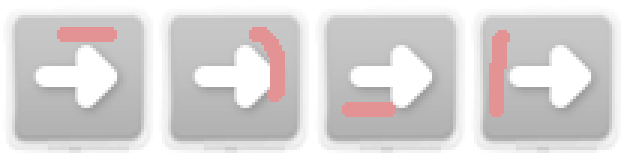
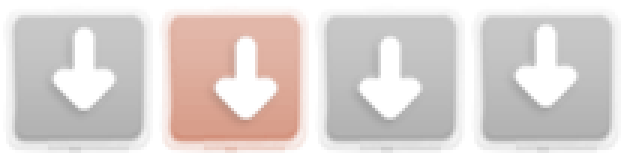
Revision of a layered 624 x 156 image; what changed, layer by layer:
removed layer "Layer" over (57, 27, 510, 117)
hid "Drop Shadow copy" over (501, 39, 600, 117)
hid "Drop Shadow copy #1" over (342, 39, 441, 120)
hid "Drop Shadow copy #2" over (186, 39, 288, 120)
added layer "Drop Shadow copy #20" above "Drop Shadow copy #19" over (201, 33, 285, 132)
added layer "Drop Shadow copy #19" above "Drop Shadow copy #18" over (345, 33, 429, 129)
added layer "Drop Shadow copy #18" above "Drop Shadow copy #7" over (501, 21, 585, 117)
added layer "Drop Shadow copy #7" above "Drop Shadow copy #6" over (39, 24, 123, 120)
hid "Drop Shadow", painted on it over (33, 27, 126, 120)
painted on "Pasted Layer copy #2" over (159, 6, 309, 153)
